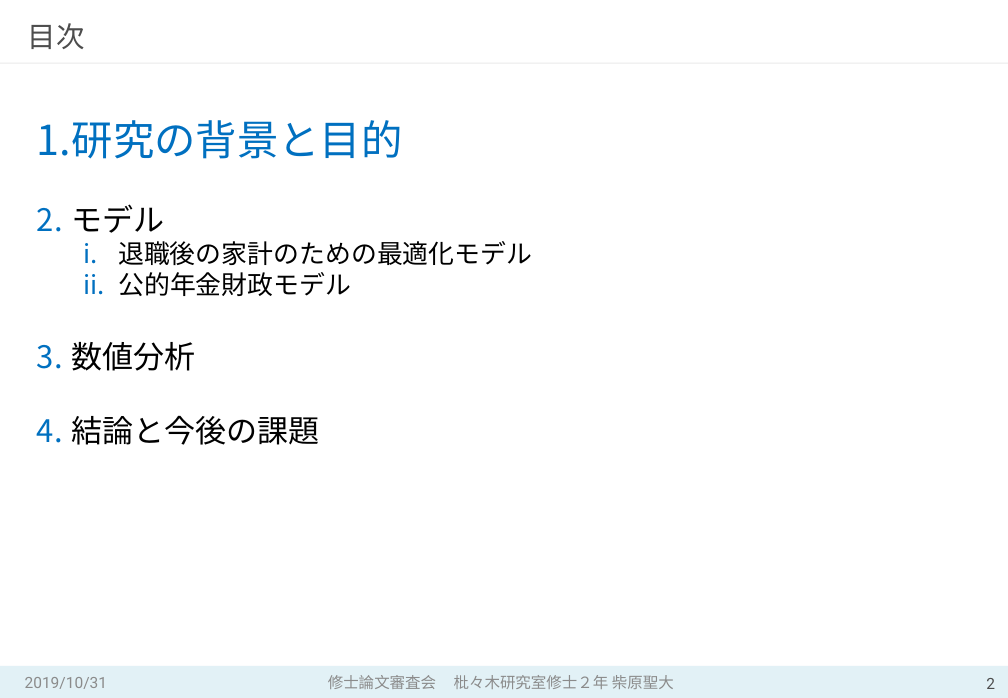
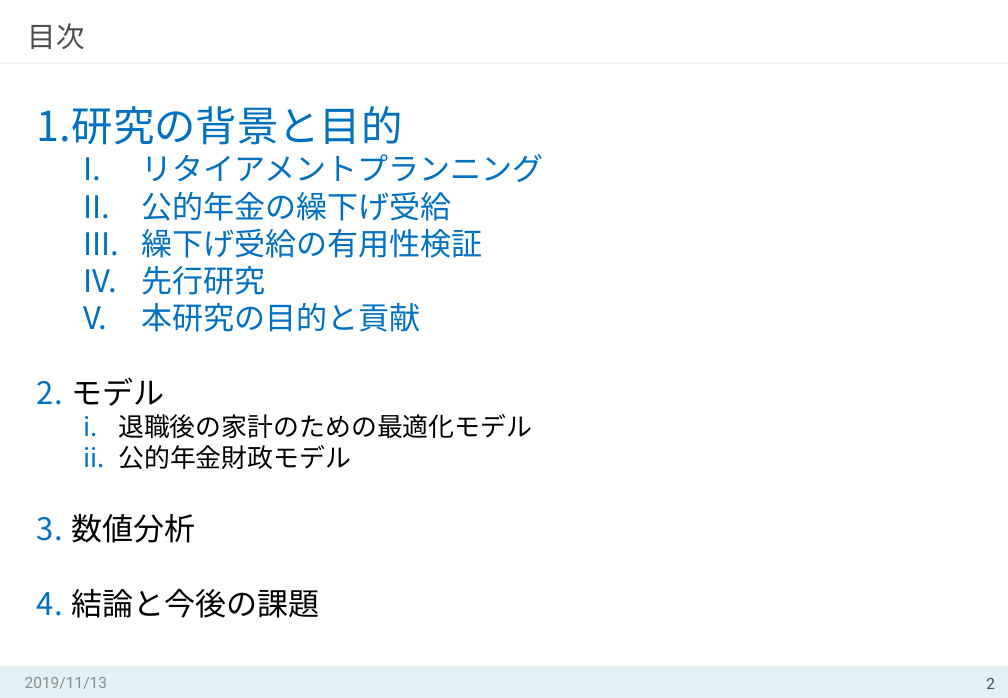
Before and after one commit to MasahiroShibahara/Open, a slide deck: slide 2 of Masahiro_Shibahara①.pptx. Drawn at 1008x698 pixels with LibreOffice and Linux fonts; fonts in the diff are those of the drawing. Boxes give left, top, right and bottom in pixels: in the first picture for what was removed or moved away, otherwise in the second. Text is boxed around its words. In the diff, an @@ line names an element or a change of style, - is before the commit and + after.

```diff
--- a/Masahiro_Shibahara①.pptx
+++ b/Masahiro_Shibahara①.pptx
@@ text "研究の背景と目的": place and size @@
-text "研究の背景と目的" at bbox=[37, 120, 532, 445]
+text "研究の背景と目的" at bbox=[37, 106, 544, 618]
@@ text at bbox=[142, 154, 544, 332]: paragraphs added @@
+  I. リタイアメントプランニング
+  II. 公的年金の繰下げ受給
+  III. 繰下げ受給の有用性検証
+  IV. 先行研究
+  V. 本研究の目的と貢献
@@ text at bbox=[25, 677, 107, 689]: text changed @@
-2019/10/31
+2019/11/13
@@ text removed at bbox=[328, 675, 674, 689] @@
-修士論文審査会 枇々木研究室修士２年 柴原聖大
```
Also in this commit, not shown: 40 other slides changed, 6 slides added.
